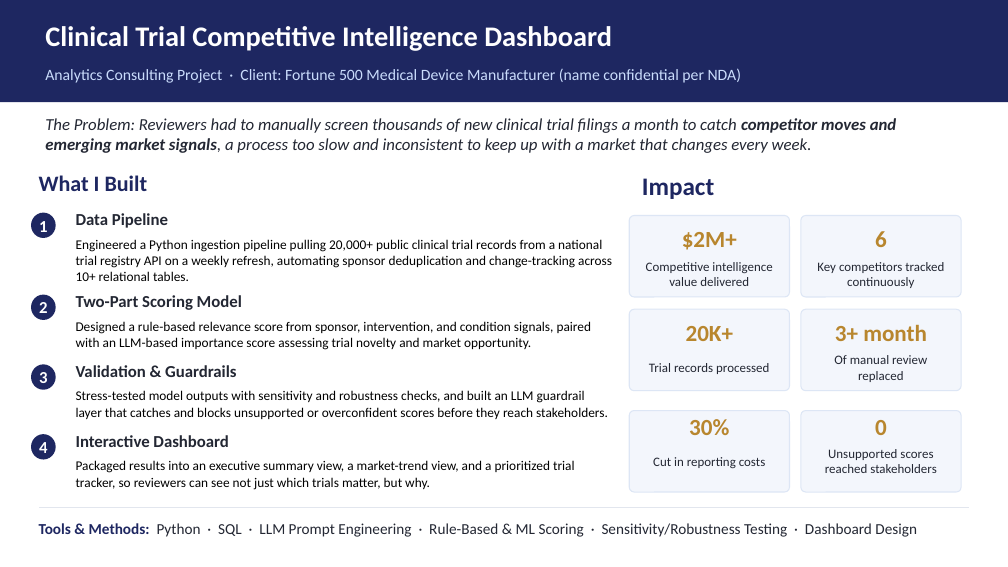
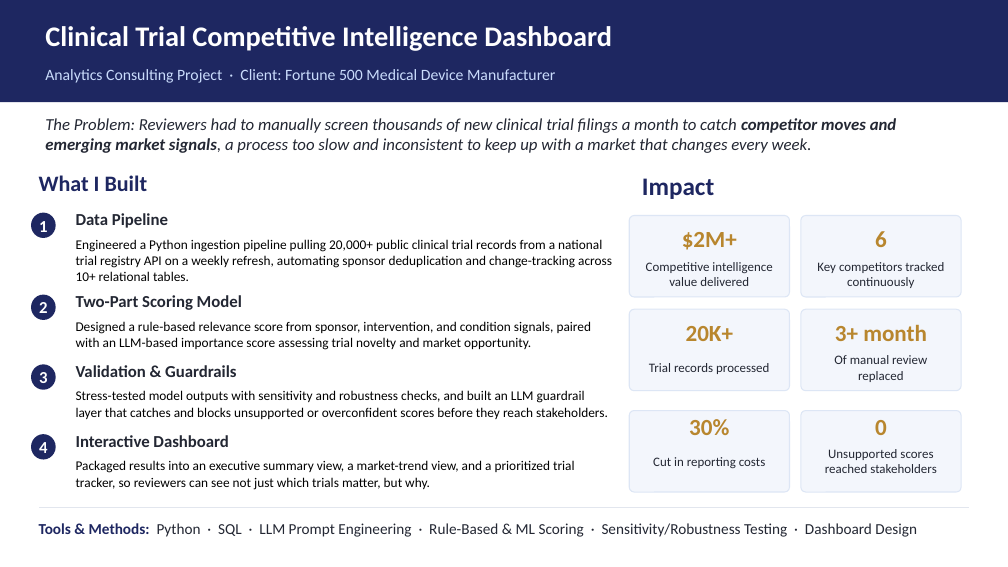
Before and after one commit to AnkitCao/AnkitCao.github.io, a slide deck: slide 1 of assets/CIX Project Slides.pptx. Drawn at 1008x567 pixels with LibreOffice and Linux fonts; fonts in the diff are those of the drawing. Boxes give left, top, right and bottom in pixels: in the first picture for what was removed or moved away, otherwise in the second. Text is boxed around its words. In the diff, an @@ line names an element or a change of style, - is before the commit and + after.

Commit message:
Update CIX Project Slides

```diff
--- a/assets/CIX Project Slides.pptx
+++ b/assets/CIX Project Slides.pptx
@@ text at (x1=45, y1=69, x2=555, y2=83): text changed @@
-Analytics Consulting Project · Client: Fortune 500 Medical Device Manufacturer (name confidential per NDA)
+Analytics Consulting Project · Client: Fortune 500 Medical Device Manufacturer
```
